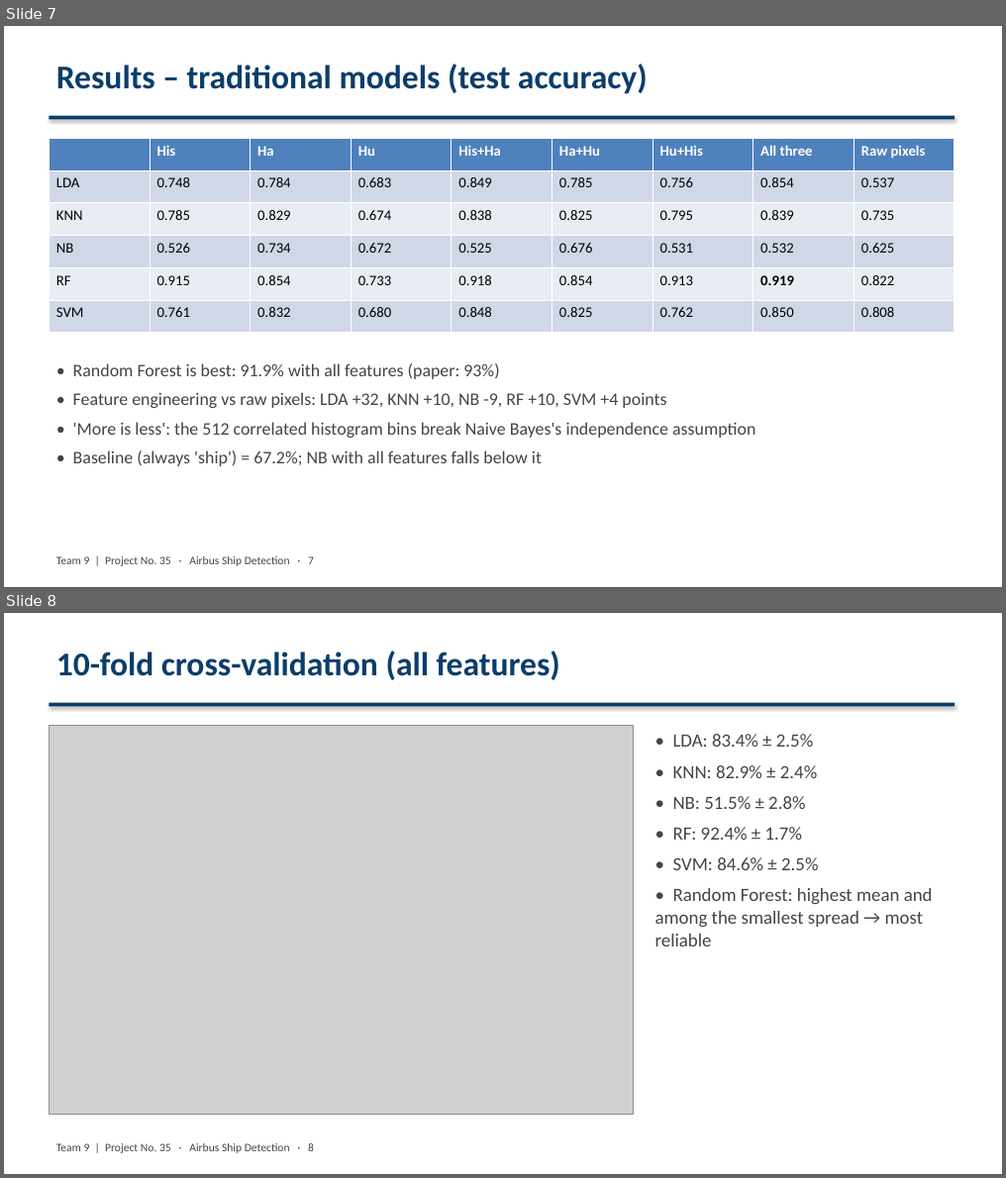
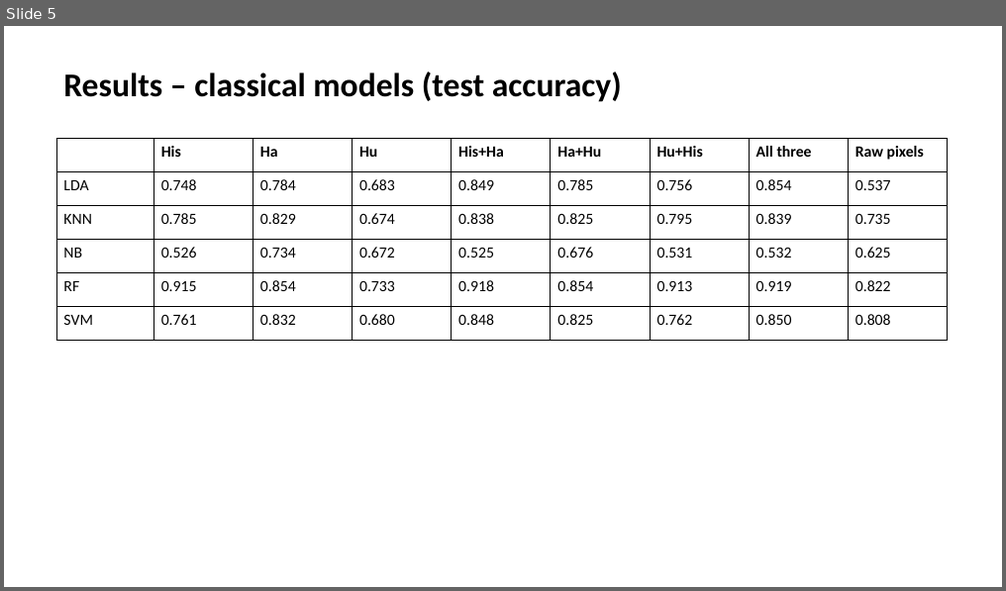
Before and after one commit to satvik1507-hehe/airbus-ship-detection, a slide deck: docs/Team9_Project35_Slides.pptx. Shown one above the other, each under a label of ours: slides 7 and 8 before the commit, slide 5 after it. The pictures are 1006x1178 and 1006x591 pixels, drawn with LibreOffice and Linux fonts; fonts in the diff are those of the drawing; grey boxes stand for pictures. Boxes give left, top, right and bottom in pixels: in the first picture for what was removed or moved away, otherwise in the second. Text is boxed around its words. In the diff, an @@ line names an element or a change of style, - is before the commit and + after.

Commit message:
Add live training demo, beginner's guide, plain slide deck and reference papers

```diff
--- a/docs/Team9_Project35_Slides.pptx
+++ b/docs/Team9_Project35_Slides.pptx
@@ slide 8 removed at (x1=4, y1=613, x2=1002, y2=1174), background #FFFFFF @@
@@ text removed at (x1=56, y1=651, x2=560, y2=680) @@
-10-fold cross-validation (all features)
@@ rectangle removed at (x1=49, y1=703, x2=954, y2=707) @@
@@ picture removed at (x1=49, y1=725, x2=633, y2=1115) @@
@@ text removed at (x1=655, y1=734, x2=933, y2=947) @@
-• LDA: 83.4% ± 2.5%
-• KNN: 82.9% ± 2.4%
-• NB: 51.5% ± 2.8%
-• RF: 92.4% ± 1.7%
-• SVM: 84.6% ± 2.5%
-• Random Forest: highest mean and among the smallest spread → most reliable
@@ text removed at (x1=56, y1=1144, x2=314, y2=1154) @@
-Team 9 | Project No. 35 · Airbus Ship Detection · 8
@@ what was slide 7 is now slide 5 @@
@@ slide 5 changed as well @@
@@ text at (x1=63, y1=72, x2=622, y2=102): text changed; text colour #0B3D6B to #000000 @@
-Results – traditional models (test accuracy)
+Results – classical models (test accuracy)
@@ rectangle removed at (x1=49, y1=116, x2=954, y2=120) @@
@@ table at (x1=56, y1=138, x2=944, y2=341) @@
@@ fill #4F81BD to #FFFFFF in row 1 @@
@@ fill #D0D8E8 to #FFFFFF in 27 cells @@
@@ fill #E9EDF4 to #FFFFFF in 18 cells @@
@@ size 14 to 15 pt @@
@@ text colour #FFFFFF to #000000 in "His", "Ha", "Hu", "His+Ha" and 4 more places @@
@@ bold off in "0.919" @@
@@ borders changed @@
@@ table resized from (x1=49, y1=138, x2=951, y2=333) to (x1=56, y1=138, x2=944, y2=341) @@
@@ text removed at (x1=73, y1=364, x2=755, y2=467) @@
-• Random Forest is best: 91.9% with all features (paper: 93%)
-• Feature engineering vs raw pixels: LDA +32, KNN +10, NB -9, RF +10, SVM +4 points
-• 'More is less': the 512 correlated histogram bins break Naive Bayes's independence assumption
-• Baseline (always 'ship') = 67.2%; NB with all features falls below it
@@ text removed at (x1=56, y1=557, x2=314, y2=567) @@
-Team 9 | Project No. 35 · Airbus Ship Detection · 7
```
Also in this commit, not shown: 4 other slides changed, 2 slides added, 9 other slides removed, 12 other files.
